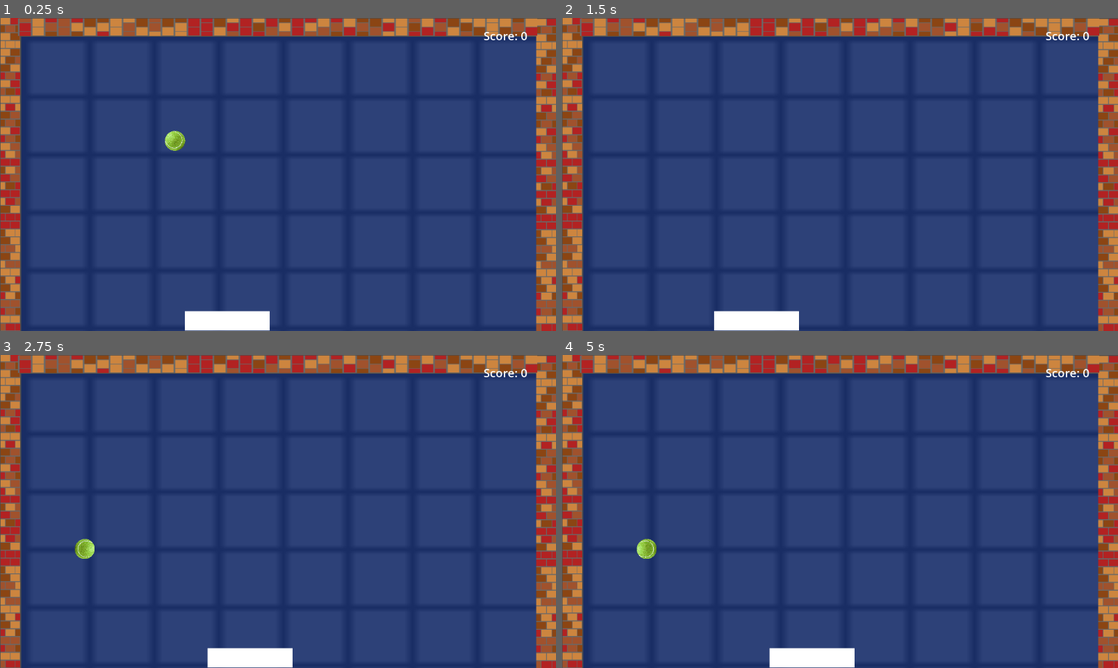
Above: before the commit, frames 1-4 (two rows, left to right).
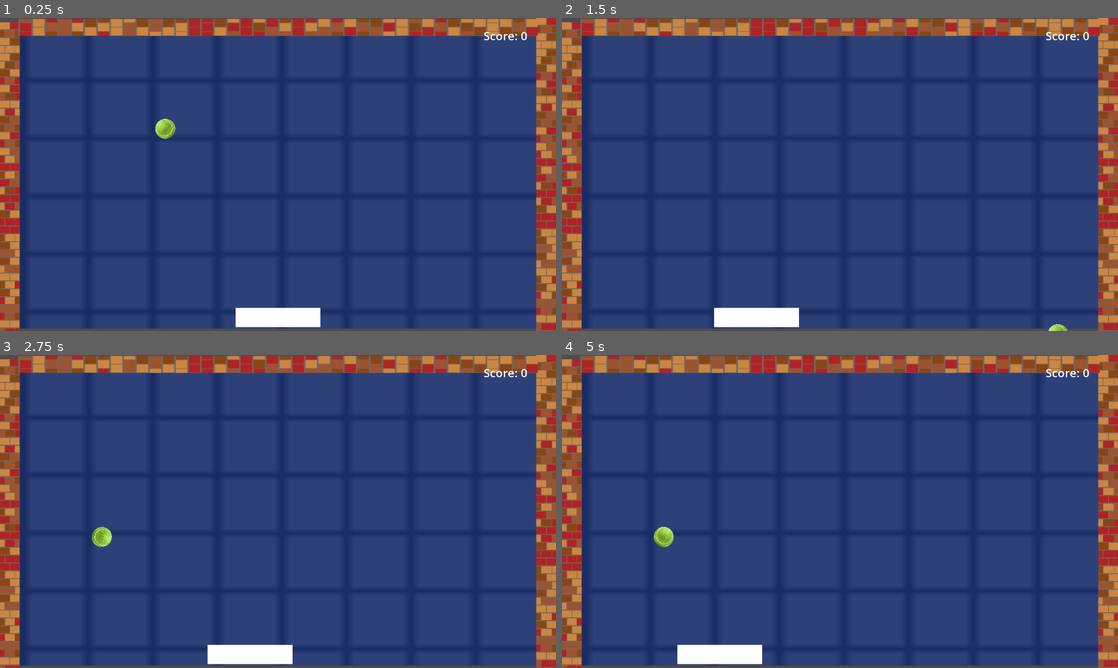
Above: after the commit, the same moments.

Repository: Parasaran-Python/cricket
Game: Godot game, scene res://node_2d.tscn
Two runs of this game, one before a commit and one after it. Both use one fixed random seed, a clock stepped at 60 frames per second and the inputs below.
Inputs (mouse positions are in pixels of both pictures, inside the frame that each line leads up to):
- Up to frame 1 (0.25 s): no input
- Up to frame 2 (1.5 s): move the mouse to (962, 158) at 0.52 s; hold Right (ui_right) 0.53-1.25 s; click (962, 158) at 0.67 s; drag from (728, 190) to (812, 237) at 1.27 s
- Up to frame 3 (2.75 s): click "Restart" at 2 s
- Up to frame 4 (5 s): move the mouse to (895, 442) at 2.77 s; hold Right (ui_right) 2.78-3.5 s; drag from (812, 574) to (673, 464) at 3.52 s; click "Restart" at 4.25 s

The runs differ from the first frame. In frame 1, 7.0% of the frame differs, in the area x 0-100%, y 0-100%; in frame 2, 5.7%; in frame 3, 6.1%; in frame 4, 7.7%.

Commit message:
Center aligned the game and made it work in android

Diff:
--- a/main.gd
+++ b/main.gd
@@ -45,7 +45,7 @@
 		if (ball_pos.x < -margin or ball_pos.x > screen_size.x + margin or
 			ball_pos.y < -margin or ball_pos.y > screen_size.y + margin):
 			ball_node.freeze = true  # Freeze physics temporarily
-			ball_node.global_position = Vector2(596, 175)
+			ball_node.global_position = Vector2(576, 150)
 			_show_restart_dialog()
 
 func _show_restart_dialog():
--- a/node_2d.tscn
+++ b/node_2d.tscn
@@ -44,12 +44,12 @@
 script = ExtResource("1_7jhqp")
 
 [node name="Background" type="Sprite2D" parent="."]
-position = Vector2(579, 358.25)
+position = Vector2(576, 324)
 scale = Vector2(16.7188, 9.97656)
 texture = ExtResource("5_background")
 
 [node name="Ball" type="RigidBody2D" parent="."]
-position = Vector2(596, 175)
+position = Vector2(576, 150)
 physics_material_override = SubResource("PhysicsMaterial_vaiks")
 gravity_scale = 0.0
 contact_monitor = true
@@ -67,8 +67,13 @@
 [node name="CollisionShape2D" type="CollisionShape2D" parent="Ball"]
 shape = SubResource("CircleShape2D_6kyx5")
 
+[node name="DetectionArea" type="Area2D" parent="Ball"]
+
+[node name="DetectionShape" type="CollisionShape2D" parent="Ball/DetectionArea"]
+shape = SubResource("CircleShape2D_6kyx5")
+
 [node name="StaticBody2D" type="StaticBody2D" parent="."]
-position = Vector2(-252, -106)
+position = Vector2(-253, -96)
 physics_material_override = SubResource("PhysicsMaterial_i16se")
 
 [node name="Sprite2D" type="Sprite2D" parent="StaticBody2D"]
@@ -81,7 +86,7 @@
 shape = SubResource("RectangleShape2D_ellq6")
 
 [node name="Bat" type="StaticBody2D" parent="."]
-position = Vector2(471, 627)
+position = Vector2(576, 620)
 physics_material_override = SubResource("PhysicsMaterial_sxvlf")
 script = ExtResource("3_8r6ip")
 
@@ -97,7 +102,7 @@
 physics_material_override = SubResource("PhysicsMaterial_7vqse")
 
 [node name="Sprite2D" type="Sprite2D" parent="StaticBody2D3"]
-position = Vector2(1133, 325.78)
+position = Vector2(1133, 324)
 scale = Vector2(0.699, 1.01319)
 texture = ExtResource("4_wall")
 
@@ -108,15 +113,15 @@
 [node name="StaticBody2D4" type="StaticBody2D" parent="."]
 
 [node name="Sprite2D" type="Sprite2D" parent="StaticBody2D4"]
-position = Vector2(574.889, 19.4645)
+position = Vector2(576, 19.5)
 rotation = 1.5708
 scale = Vector2(0.562121, 1.68059)
 texture = ExtResource("4_wall")
 
 [node name="CollisionShape2D" type="CollisionShape2D" parent="StaticBody2D4"]
-position = Vector2(578.875, 18.75)
+position = Vector2(576, 18.75)
 shape = SubResource("RectangleShape2D_qvhbx")
 
 [node name="BallHit" type="AudioStreamPlayer2D" parent="."]
 
-[connection signal="body_entered" from="Ball" to="." method="_ball_hit"]
+[connection signal="body_entered" from="Ball/DetectionArea" to="." method="_ball_hit"]
--- a/project.godot
+++ b/project.godot
@@ -18,8 +18,10 @@
 
 [display]
 
+window/size/viewport_width=1152
+window/size/viewport_height=648
 window/stretch/mode="viewport"
-window/stretch/aspect="expand"
+window/stretch/aspect="keep"
 
 [rendering]
 
Not shown, changed: export_presets.cfg
